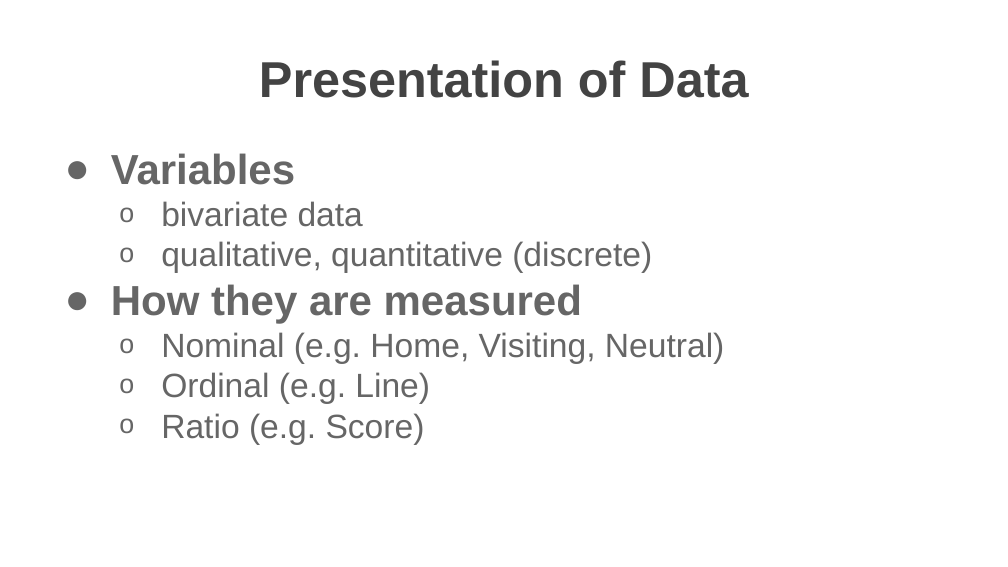
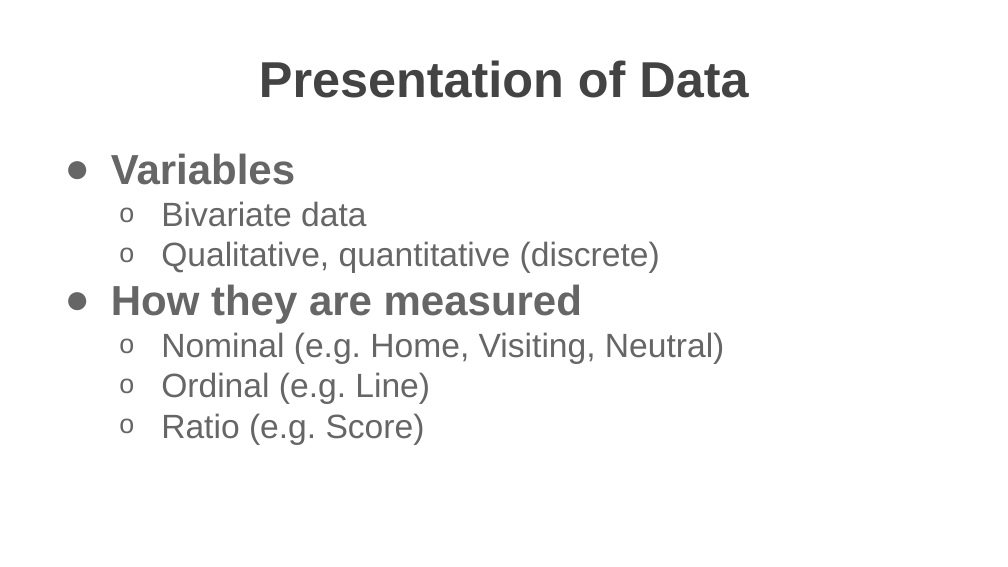
Before and after one commit to kylesparker93/CS3654, a slide deck: slide 7 of Final Project/CMDA Final Presentation.pptx. Drawn at 1008x567 pixels with LibreOffice and Linux fonts; fonts in the diff are those of the drawing; background and template pictures are left out. Boxes give left, top, right and bottom in pixels: in the first picture for what was removed or moved away, otherwise in the second. Text is boxed around its words. In the diff, an @@ line names an element or a change of style, - is before the commit and + after.

```diff
--- a/Final Project/CMDA Final Presentation.pptx
+++ b/Final Project/CMDA Final Presentation.pptx
@@ text at [161, 201, 660, 273]: text changed @@
-  o bivariate data
-  o qualitative, quantitative (discrete)
+  o Bivariate data
+  o Qualitative, quantitative (discrete)
```
Also in this commit, not shown: 3 other slides changed, 1 other file.
